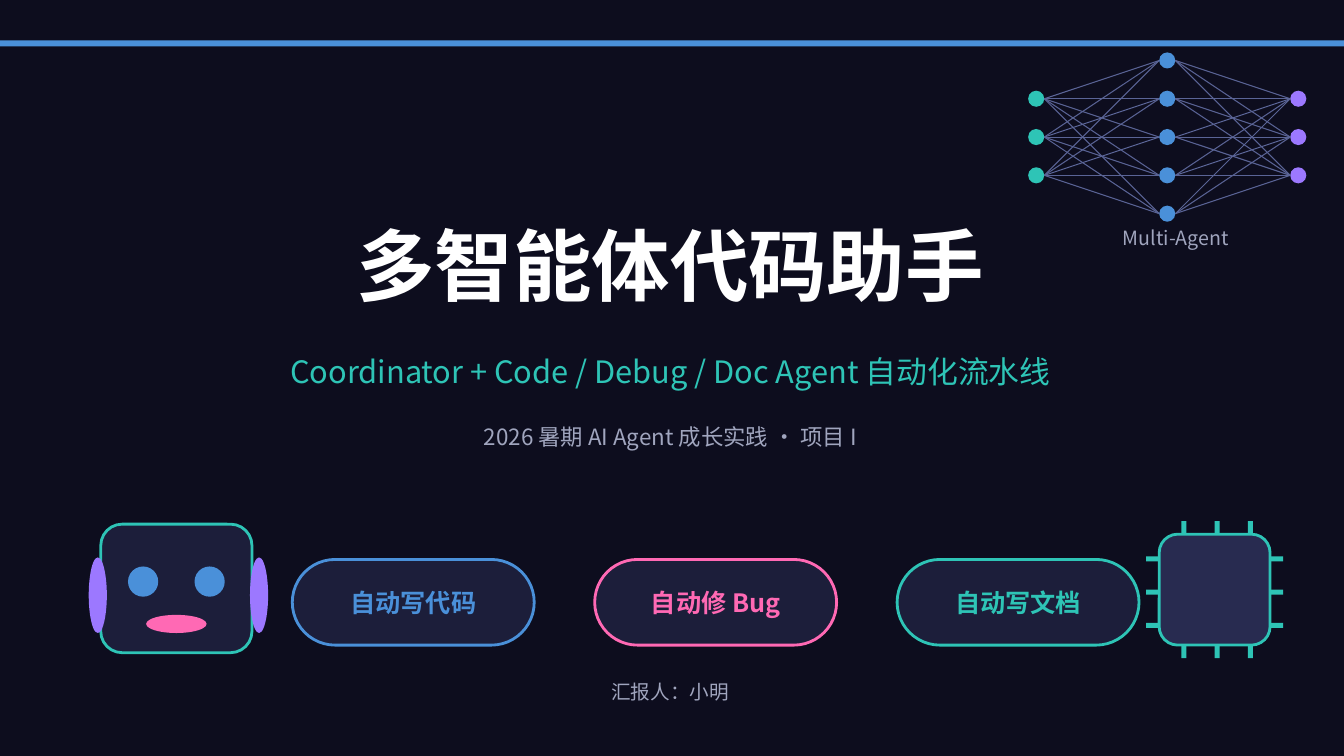
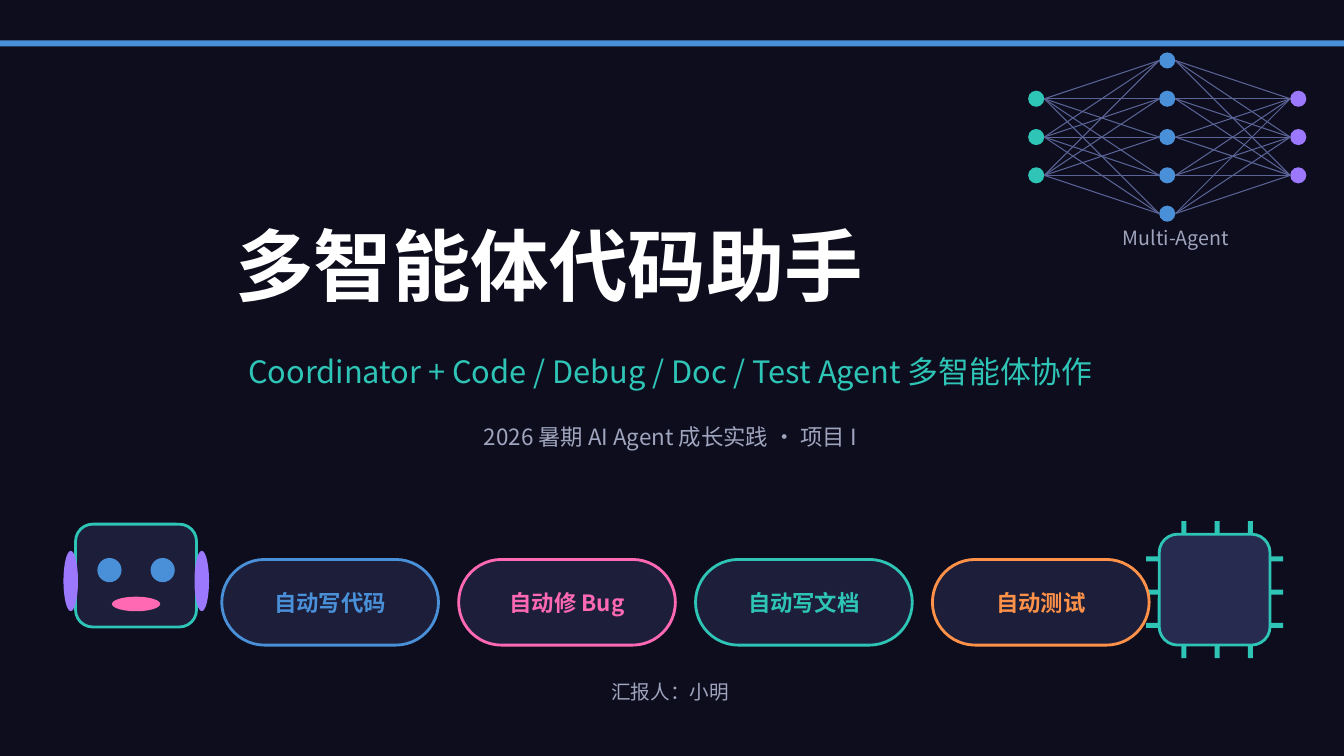
Before and after one commit to dhkgs22/codegen_agent, a slide deck: slide 1 of output/slides/AI_Agent_Project_I_答辩.pptx. Drawn at 1344x756 pixels with LibreOffice and Linux fonts; fonts in the diff are those of the drawing. Boxes give left, top, right and bottom in pixels: in the first picture for what was removed or moved away, otherwise in the second. Text is boxed around its words. In the diff, an @@ line names an element or a change of style, - is before the commit and + after.

Commit message:
PPT第三版：新增 Harness+协作回环页，布局检查 8 页全绿

```diff
--- a/output/slides/AI_Agent_Project_I_答辩.pptx
+++ b/output/slides/AI_Agent_Project_I_答辩.pptx
@@ text "多智能体代码助手": place and size @@
-text "多智能体代码助手" at (356,228,983,302)
+text "多智能体代码助手" at (235,228,862,302)
@@ text at (248,357,1093,391): text changed @@
-Coordinator + Code / Debug / Doc Agent 自动化流水线
+Coordinator + Code / Debug / Doc / Test Agent 多智能体协作
@@ rounded rectangle: place and size @@
-rounded rectangle at (101,524,252,652)
+rounded rectangle at (76,524,197,627)
@@ ellipse: place and size @@
-ellipse at (89,558,107,633)
+ellipse at (64,551,78,611)
@@ ellipse: place and size @@
-ellipse at (128,567,158,597)
+ellipse at (98,559,122,583)
@@ ellipse: place and size @@
-ellipse at (195,567,225,597)
+ellipse at (150,559,174,583)
@@ ellipse: place and size @@
-ellipse at (250,558,268,633)
+ellipse at (195,551,209,611)
@@ rounded rectangle: place and size @@
-rounded rectangle at (292,560,534,645)
+rounded rectangle at (222,560,439,645)
@@ rounded rectangle: place and size @@
-rounded rectangle at (595,560,837,645)
+rounded rectangle at (459,560,676,645)
@@ rounded rectangle: place and size @@
-rounded rectangle at (897,560,1139,645)
+rounded rectangle at (696,560,912,645)
@@ rounded rectangle added at (933,560,1149,645), fill #1C1E3A, outline #FF9248 2 pt @@
@@ ellipse: place and size @@
-ellipse at (146,615,207,633)
+ellipse at (112,597,160,611)
@@ text "自动写代码": place and size @@
-text "自动写代码" at (350,590,476,614)
+text "自动写代码" at (274,592,386,613)
@@ text "自动修 Bug": place and size @@
-text "自动修 Bug" at (651,590,780,618)
+text "自动修 Bug" at (510,592,625,616)
@@ size 18 to 16 pt in 3 elements at (274,592,386,613), (510,592,625,616), (748,592,860,613) @@
@@ text "自动写文档": place and size @@
-text "自动写文档" at (955,590,1081,614)
+text "自动写文档" at (748,592,860,613)
@@ text added at (996,592,1085,613), 16 pt, text #FF9248, bold @@
+自动测试
```
Also in this commit, not shown: 3 other slides changed, 1 slide added, 1 other file.
